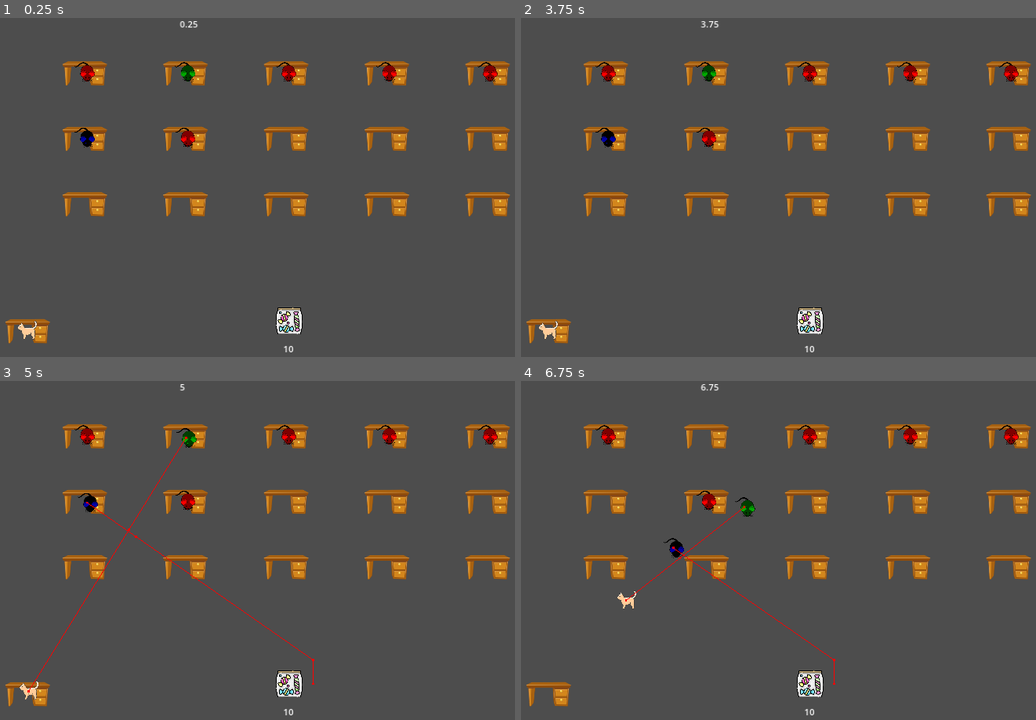
Above: before the commit, frames 1-4 (two rows, left to right).
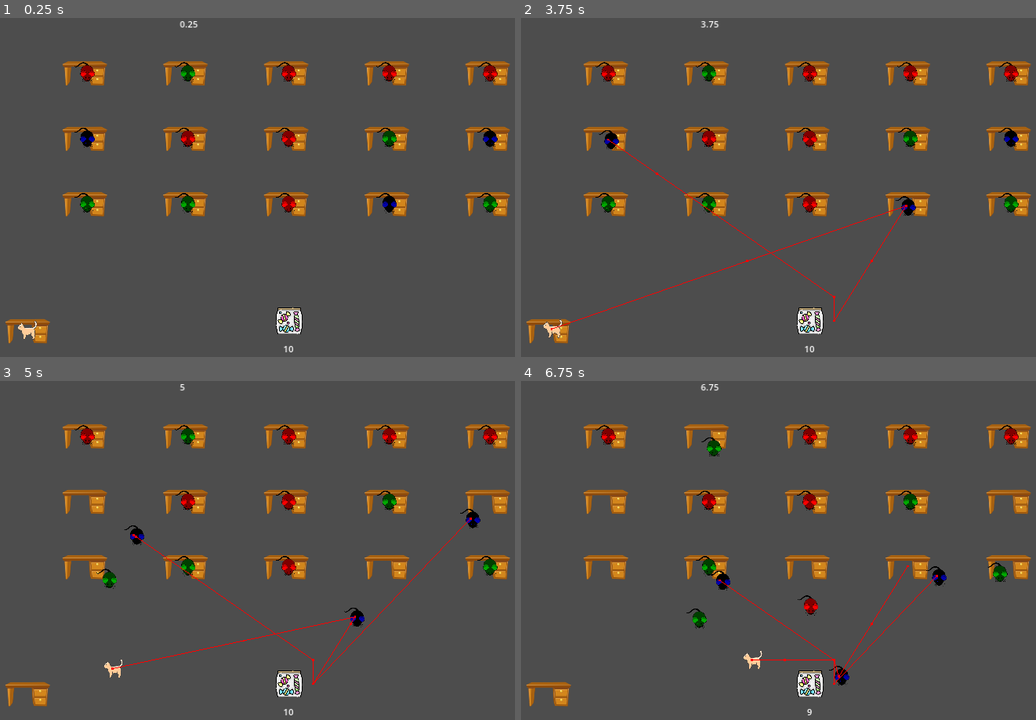
Above: after the commit, the same moments.

Repository: Mateusz-Birembaut/POA_SMA
Game: Godot game, scene res://src/main.tscn
The game is run twice, just before and just after one commit, with the same random seed, the same clock (stepped at 60 frames per second) and the same inputs.
Inputs (mouse positions are in pixels of both pictures, inside the frame that each line leads up to):
- Up to frame 1 (0.25 s): no input
- Up to frame 2 (3.75 s): move the mouse to (948, 177) at 0.52 s; hold Right (ui_right) 0.53-1.28 s; move the mouse to (685, 211) at 1.27 s; hold Down (ui_down) 1.28-2.03 s; move the mouse to (871, 116) at 2.02 s; hold Right (ui_right) 2.03-2.78 s; move the mouse to (778, 265) at 2.77 s; hold Up (ui_up) 2.78-3.53 s; move the mouse to (999, 248) at 3.52 s; hold Left (ui_left) from 3.53 s (still down)
- Up to frame 3 (5 s): keep holding Left (ui_left); move the mouse to (103, 503) at 4.27 s
- Up to frame 4 (6.75 s): move the mouse to (840, 557) at 5.02 s; release Left (ui_left) at 5.03 s; hold Down (ui_down) 5.03-5.78 s; move the mouse to (716, 469) at 5.77 s; hold Right (ui_right) 5.78-6.53 s; move the mouse to (948, 540) at 6.52 s; hold Up (ui_up) from 6.53 s (still down)

The runs differ from the first frame. In frame 1, 0.9% of the frame differs, in the area x 14-97%, y 32-58%; in frame 2, 1.4%; in frame 3, 1.7%, in the area x 3-97%, y 12-94%; in frame 4, 1.7%.

Commit message:
remove 2nd hitbox

Diff:
--- a/src/agent.gd
+++ b/src/agent.gd
@@ -1,4 +1,4 @@
-class_name Agent extends Node
+class_name Agent extends CharacterBody2D
 
 enum States {WORK, CHASE, COMEBACK, LEAVE, COLLECT, READY}
 
@@ -12,8 +12,6 @@
 @onready var env = get_parent()
 @onready var sprite : Sprite2D = %Sprite2D
 @onready var nav : NavigationAgent2D = %NavigationAgent2D
-@onready var agent : CharacterBody2D = %Agent
-@onready var mini_agent : CharacterBody2D = $mini_agent
 
 var initial_position : Vector2
 var state : States
@@ -25,24 +23,18 @@
 	sprite_texture = sprite_texture
 	state = States.WORK
 	if initial_position:
-		agent.position = initial_position
-		mini_agent.position = initial_position
+		position = initial_position
 	else:
-		initial_position = agent.position
+		initial_position = position
 
 
 func _physics_process(delta):
-	agent.velocity *= speed * delta
-	if agent.move_and_slide():
-		mini_agent.position = agent.position
-	else:
-		mini_agent.velocity *= speed * delta
-		mini_agent.move_and_slide()
+	velocity *= speed * delta
+	move_and_slide()
 
 
 func look_towards(p_position: Vector2 ) -> void:
-	agent.velocity = (p_position - agent.position).normalized()
-	mini_agent.velocity = (p_position - mini_agent.position).normalized()
+	velocity = (p_position - position).normalized()
 
 
 func see() -> void:
--- a/src/agent.tscn
+++ b/src/agent.tscn
@@ -1,35 +1,22 @@
-[gd_scene load_steps=4 format=3 uid="uid://bifqeet5uhpgr"]
+[gd_scene load_steps=3 format=3 uid="uid://bifqeet5uhpgr"]
 
 [ext_resource type="Texture2D" uid="uid://ddnam5qi8s0gm" path="res://assets/missing.png" id="1_j5m1o"]
 
 [sub_resource type="CircleShape2D" id="CircleShape2D_88gaf"]
 radius = 25.0
 
-[sub_resource type="CircleShape2D" id="CircleShape2D_aa5el"]
-radius = 9.0
-
-[node name="Node" type="Node"]
-
-[node name="Agent" type="CharacterBody2D" parent="."]
-unique_name_in_owner = true
+[node name="Agent" type="CharacterBody2D"]
 scale = Vector2(0.75, 0.75)
 collision_layer = 0
 
-[node name="Sprite2D" type="Sprite2D" parent="Agent"]
+[node name="Sprite2D" type="Sprite2D" parent="."]
 unique_name_in_owner = true
 scale = Vector2(0.25, 0.25)
 texture = ExtResource("1_j5m1o")
 
-[node name="CollisionShape2D" type="CollisionShape2D" parent="Agent"]
+[node name="CollisionShape2D" type="CollisionShape2D" parent="."]
 shape = SubResource("CircleShape2D_88gaf")
 
-[node name="NavigationAgent2D" type="NavigationAgent2D" parent="Agent"]
+[node name="NavigationAgent2D" type="NavigationAgent2D" parent="."]
 unique_name_in_owner = true
 debug_enabled = true
-
-[node name="mini_agent" type="CharacterBody2D" parent="."]
-collision_layer = 2
-collision_mask = 3
-
-[node name="CollisionShape2D" type="CollisionShape2D" parent="mini_agent"]
-shape = SubResource("CircleShape2D_aa5el")
--- a/src/environment.gd
+++ b/src/environment.gd
@@ -63,7 +63,7 @@
 	var min_distance = 100000
 	for student in students:
 		if student.state == Agent.States.LEAVE or student.state == Agent.States.COLLECT:
-			var distanceToCandies = (student.agent.position - candies.position).length()
+			var distanceToCandies = (student.position - candies.position).length()
 			if distanceToCandies < min_distance:
 				min_distance = distanceToCandies
 				student_to_chase = student
--- a/src/main.tscn
+++ b/src/main.tscn
@@ -29,7 +29,7 @@
 
 [node name="Room" type="Node2D"]
 script = ExtResource("1_3dsaf")
-number_of_students = 7
+number_of_students = 15
 
 [node name="Desk" parent="." instance=ExtResource("5_u8008")]
 position = Vector2(95, 573)
--- a/src/prof.gd
+++ b/src/prof.gd
@@ -7,8 +7,7 @@
 func _ready() -> void:
 	super._ready()
 	speed = 7500
-	agent.position = Vector2i(95, 573)
-	mini_agent.position = agent.position
+	position = Vector2i(95, 573)
 
 
 func _process(delta: float) -> void:
@@ -18,25 +17,24 @@
 
 		States.CHASE:
 			#check_students() # a commenter si on ne veut pas changer de "cible"
-			nav.target_position = student_to_chase.agent.position
+			nav.target_position = student_to_chase.position
 			look_towards(nav.get_next_path_position())
 
-			if (agent.position - student_to_chase.agent.position).length() <= 40:
+			if (position - student_to_chase.position).length() <= 40:
 				print(name, " renvoit un élève au travail")
 				student_to_chase.send_to_work()
 				print(name, " passe à l'état COMEBACK")
 				state = States.COMEBACK
 
 		States.COMEBACK:
-			if (nav.get_final_position() - agent.global_position).length() > 30:
+			if (nav.get_final_position() - global_position).length() > 30:
 				nav.target_position = initial_position
 				look_towards(nav.get_next_path_position())
 			else:
 				look_towards(initial_position)
-			if (agent.position - initial_position).length() <= 5:
+			if (position - initial_position).length() <= 5:
 				nav.target_position = Vector2()
-				agent.velocity = Vector2()
-				mini_agent.velocity = Vector2()
+				velocity = Vector2()
 				print(name, " passe à l'état WORK")
 				state = States.WORK
 			check_students()
@@ -48,12 +46,9 @@
 		var direction_y = Input.get_axis("ui_up", "ui_down")
 
 		if direction_x and direction_y:
-			agent.velocity.x = direction_x * speed * delta
-			agent.velocity.y = direction_y * speed * delta
-			agent.move_and_slide()
-			mini_agent.velocity.x = direction_x * speed * delta
-			mini_agent.velocity.y = direction_y * speed * delta
-			mini_agent.move_and_slide()
+			velocity.x = direction_x * speed * delta
+			velocity.y = direction_y * speed * delta
+			move_and_slide()
 		else:
 			super._physics_process(delta)
 	else:
--- a/src/student.gd
+++ b/src/student.gd
@@ -75,23 +75,21 @@
 					move_dodge()
 				Strategies.LURE:
 					move_lure()
-			if (agent.position - env.candies.position).length() <= 40:
+			if (position - env.candies.position).length() <= 50:
 				nav.target_position = Vector2()
-				agent.velocity = Vector2()
-				mini_agent.velocity = Vector2()
+				velocity = Vector2()
 				print(name, " passe à l'état COLLECT")
 				state = States.COLLECT
 
 		States.COMEBACK:
-			if (nav.get_final_position() - agent.global_position).length() > 30:
+			if (nav.get_final_position() - global_position).length() > 30:
 				nav.target_position = initial_position
 				look_towards(nav.get_next_path_position())
 			else:
 				look_towards(initial_position)
-			if (agent.position - initial_position).length() <= 5:
+			if (position - initial_position).length() <= 5:
 				nav.target_position = Vector2()
-				agent.velocity = Vector2()
-				mini_agent.velocity = Vector2()
+				velocity = Vector2()
 				print(name, " passe à l'état WORK")
 				state = States.WORK
 
@@ -114,14 +112,14 @@
 
 func move_dodge() -> void :
 		if env.prof.student_to_chase == self:
-			var direction_away_from_prof = (agent.position - env.prof.agent.position).normalized()
-			var distance_away_from_prof = (agent.position - env.prof.agent.position).length()
-			var distance_from_candies = (agent.position - env.candies.position).length()
+			var direction_away_from_prof = (position - env.prof.position).normalized()
+			var distance_away_from_prof = (position - env.prof.position).length()
+			var distance_from_candies = (position - env.candies.position).length()
 			if distance_away_from_prof <= evade_range and distance_from_candies >= 100:
-				var candies_direction = (env.candies.position - agent.position).normalized()
+				var candies_direction = (env.candies.position - position).normalized()
 				var ratio = distance_away_from_prof / evade_range
 				var movement_direction = ((1 - ratio) * direction_away_from_prof) + (ratio * candies_direction)
-				var movement_position = agent.position + movement_direction
+				var movement_position = position + movement_direction
 				look_towards(movement_position)
 			else:
 				look_towards(env.candies.position)
@@ -130,8 +128,8 @@
 
 func move_lure() -> void:
 	if env.prof.student_to_chase == self:
-		var direction_away_from_prof = (agent.position - env.prof.agent.position).normalized()
-		var direction_to_candies = (env.candies.position - agent.position).normalized()
+		var direction_away_from_prof = (position - env.prof.position).normalized()
+		var direction_to_candies = (env.candies.position - position).normalized()
 
 		var dot_product = direction_away_from_prof.dot(direction_to_candies)
 
@@ -140,19 +138,19 @@
 			direction_away_from_prof += perpendicular_direction * 0.5
 			direction_away_from_prof = direction_away_from_prof.normalized()
 		if lure:
-			var distance_from_candies = (agent.position - env.candies.position).length()
+			var distance_from_candies = (position - env.candies.position).length()
 			if distance_from_candies <= 100:
 				look_towards(env.candies.position)
 			else:
 				env.signal_friends_go()
-				var movement_position = agent.position + direction_away_from_prof
+				var movement_position = position + direction_away_from_prof
 				look_towards(movement_position)
 		else:
 			look_towards(env.candies.position)
 	else:
 		if lure :
-			var direction_to_candies = (env.candies.position - agent.position).normalized()
-			var direction = agent.position + direction_to_candies*0.1
+			var direction_to_candies = (env.candies.position - position).normalized()
+			var direction = position + direction_to_candies*0.1
 			look_towards(direction)
 		else :
 			look_towards(env.candies.position)
--- a/src/student.tscn
+++ b/src/student.tscn
@@ -5,9 +5,5 @@
 [ext_resource type="Texture2D" uid="uid://cbk3pxpyjpgbo" path="res://assets/mouse.png" id="3_qchst"]
 
 [node name="Student" instance=ExtResource("1_osrwk")]
-collision_layer = 0
 script = ExtResource("2_4rj8s")
 sprite_texture = ExtResource("3_qchst")
-
-[node name="Sprite2D" parent="." index="0"]
-texture = ExtResource("3_qchst")
